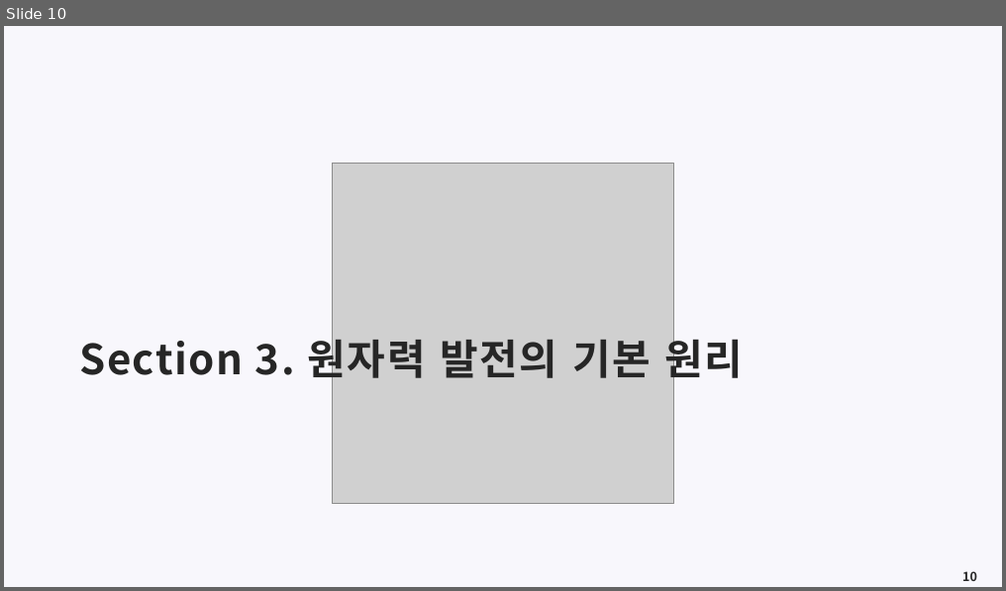
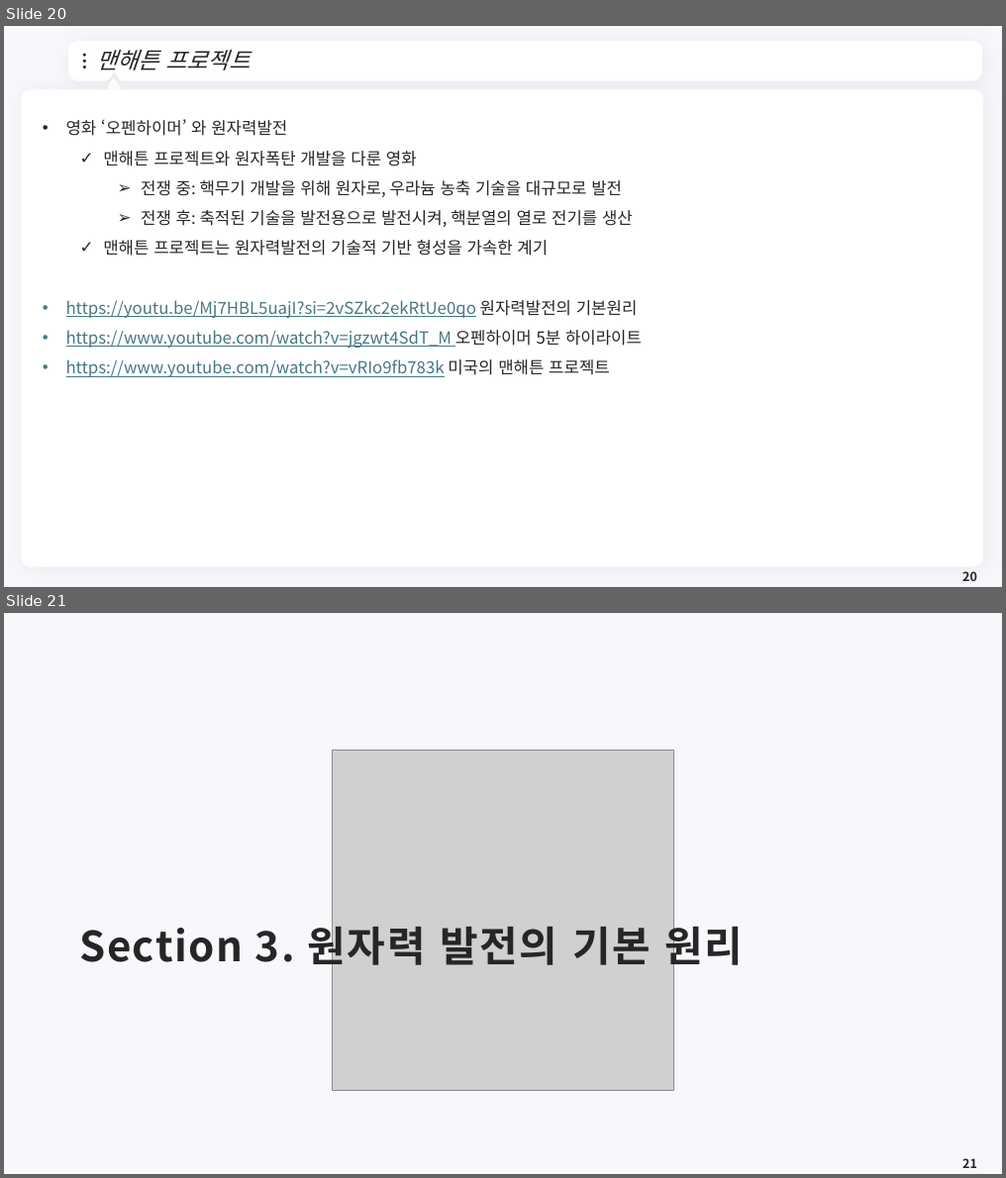
Before and after one commit to meandthey/Teaching, a slide deck: 에너지경제학/자원에너지경제학_Chapter_6 (원자력).pptx. Shown one above the other, each under a label of ours: slide 10 before the commit, slides 20 and 21 after it. The pictures are 1006x591 and 1006x1178 pixels, drawn with LibreOffice and Linux fonts; fonts in the diff are those of the drawing; grey boxes stand for pictures; background and template pictures are left out. Boxes give left, top, right and bottom in pixels: in the first picture for what was removed or moved away, otherwise in the second. Text is boxed around its words. In the diff, an @@ line names an element or a change of style, - is before the commit and + after.

```diff
--- a/에너지경제학/자원에너지경제학_Chapter_6 (원자력).pptx
+++ b/에너지경제학/자원에너지경제학_Chapter_6 (원자력).pptx
@@ slide 20 added at bbox=[4, 26, 1002, 587], background #F8F7FC @@
@@ freeform shape added at bbox=[72, 45, 979, 77], fill #FFFFFF, outline #FFFFFF 7.25 pt @@
@@ ellipse added at bbox=[83, 54, 86, 57], fill #262626 @@
@@ title added at bbox=[96, 50, 250, 71], 22 pt, text #262626, italic @@
+맨해튼 프로젝트
@@ ellipse added at bbox=[83, 60, 86, 63], fill #262626 @@
@@ ellipse added at bbox=[83, 66, 86, 69], fill #262626 @@
@@ triangle added at bbox=[105, 80, 122, 95], fill #FFFFFF, outline #FFFFFF 3.75 pt @@
@@ freeform shape added at bbox=[958, 56, 967, 68], fill #FFFFFF @@
@@ rounded rectangle added at bbox=[21, 89, 984, 568], fill #FFFFFF @@
@@ text added at bbox=[66, 119, 642, 377], 16 pt, text #262626 @@
+• 영화 ‘오펜하이머’ 와 원자력발전
+  ✓ 맨해튼 프로젝트와 원자폭탄 개발을 다룬 영화
+    ➢ 전쟁 중: 핵무기 개발을 위해 원자로, 우라늄 농축 기술을 대규모로 발전
+    ➢ 전쟁 후: 축적된 기술을 발전용으로 발전시켜, 핵분열의 열로 전기를 생산
+  ✓ 맨해튼 프로젝트는 원자력발전의 기술적 기반 형성을 가속한 계기
+• https://youtu.be/Mj7HBL5uajI?si=2vSZkc2ekRtUe0qo 원자력발전의 기본원리
+• https://www.youtube.com/watch?v=jgzwt4SdT_M 오펜하이머 5분 하이라이트
+• https://www.youtube.com/watch?v=vRIo9fb783k 미국의 맨해튼 프로젝트
@@ page number added at bbox=[962, 571, 977, 581], 12 pt, text #262626, bold @@
+20
@@ what was slide 10 is now slide 21 @@
@@ page number at bbox=[962, 1158, 977, 1168]: text changed @@
-10
+21
```
Also in this commit, not shown: 2 slides changed, 10 other slides added, 2 other files.
